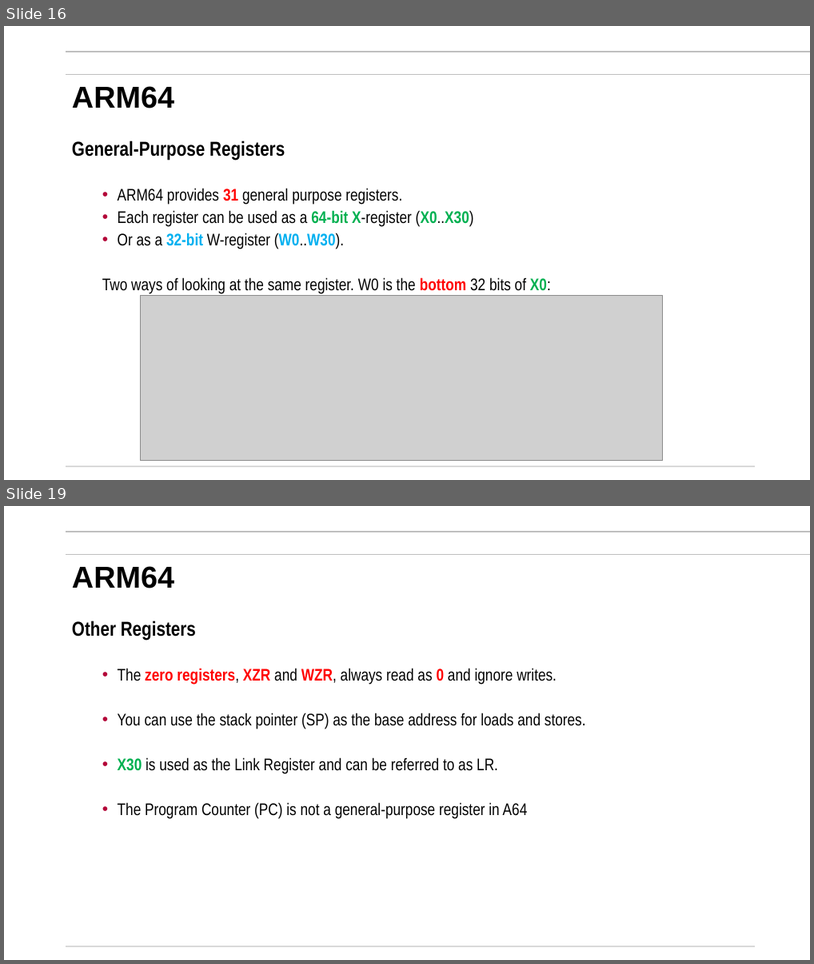
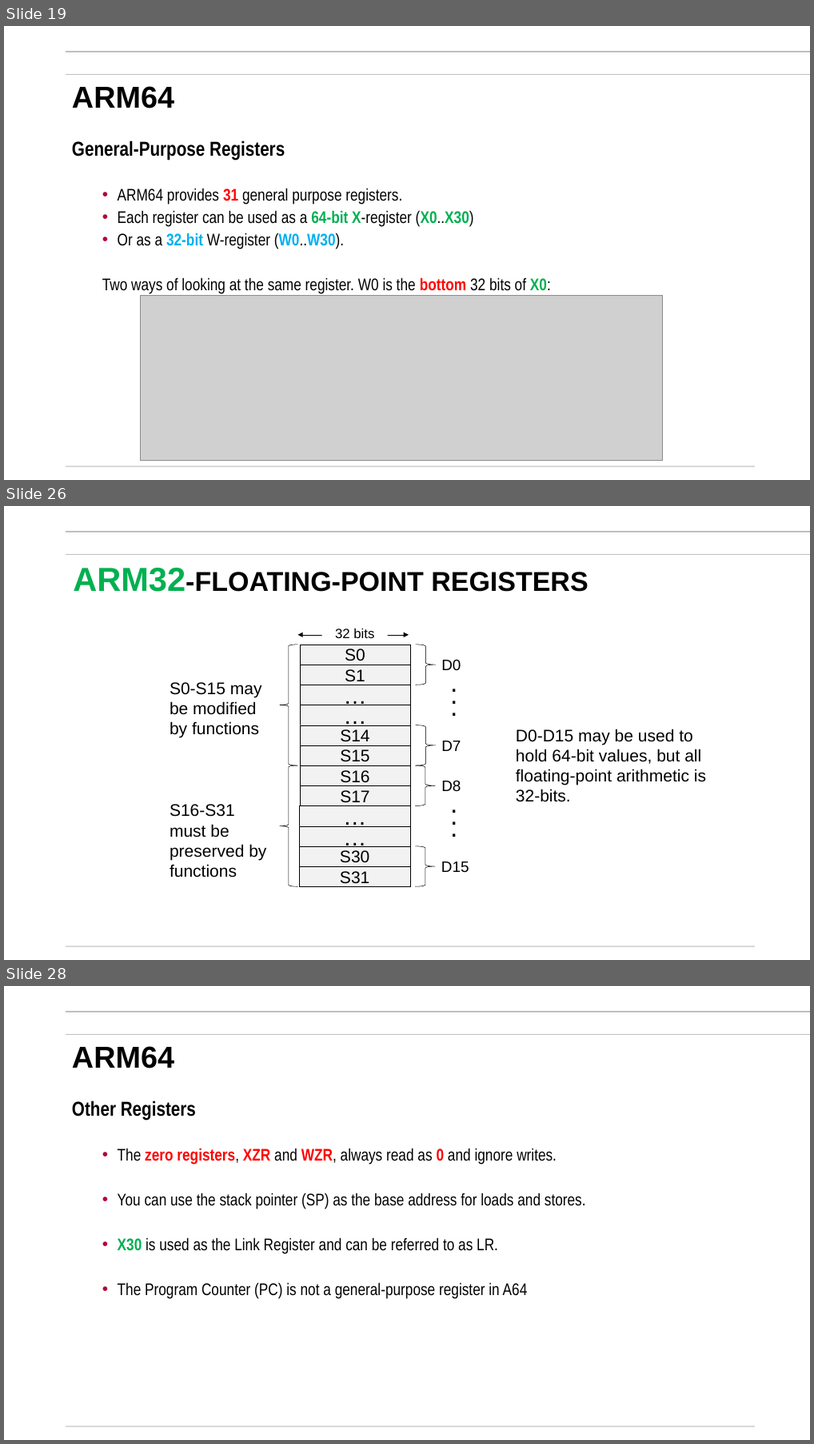
Before and after one commit to mikegrace2/CSEN20-Fall2026-Course-Website, a slide deck: Week10_64bitArmAndFinalPrep/ARM64Bit_V4.pptx. Shown one above the other, each under a label of ours: slides 16 and 19 before the commit, slides 19, 26 and 28 after it; the slides between them are not shown. The pictures are 814x964 and 814x1444 pixels, drawn with LibreOffice and Linux fonts; fonts in the diff are those of the drawing; grey boxes stand for pictures; background and template pictures are left out. Boxes give left, top, right and bottom in pixels: in the first picture for what was removed or moved away, otherwise in the second. Text is boxed around its words. In the diff, an @@ line names an element or a change of style, - is before the commit and + after.

```diff
--- a/Week10_64bitArmAndFinalPrep/ARM64Bit_V4.pptx
+++ b/Week10_64bitArmAndFinalPrep/ARM64Bit_V4.pptx
@@ slide 26 added at [4,506,810,960], background #FFFFFF; not listed: 3 template elements that a slide beside it also shows @@
@@ title added at [73,568,588,592], 32.4 pt, text #000000, bold @@
+ARM32-FLOATING-POINT REGISTERS
@@ rectangle added at [322,622,387,644], fill #FFFFFF, 16 pt, text #000000 @@
+32 bits
@@ left brace added at [280,644,298,765], outline #000000 0.5 pt @@
@@ double arrow added from (298, 635) to (409, 635), #000000 0.25 pt @@
@@ text added at [170,682,262,737], 20 pt, text #000000 @@
+S0-S15 may be modified by functions
@@ text added at [516,728,706,802], 20 pt, text #000000 @@
+D0-D15 may be used to hold 64-bit values, but all floating-point arithmetic is 32-bits.
@@ left brace added at [280,765,298,887], outline #000000 0.5 pt @@
@@ group added at [300,644,410,886]: 12 rectangles @@
+S0
+S1
+…
+…
+S14
+S15
+…
+…
+S30
+S31
+S16
+S17
@@ text added at [170,804,266,877], 20 pt, text #000000 @@
+S16-S31 must be preserved by functions
@@ group added at [415,644,470,887]: 6 texts, 4 right braces @@
+D0
+D8
+D7
+D15
+.
+.
+.
+.
+.
+.
@@ what was slide 16 is now slide 19 @@
@@ what was slide 19 is now slide 28 @@
```
Also in this commit, not shown: 10 slides changed, 11 other slides added, 1 slide removed.
